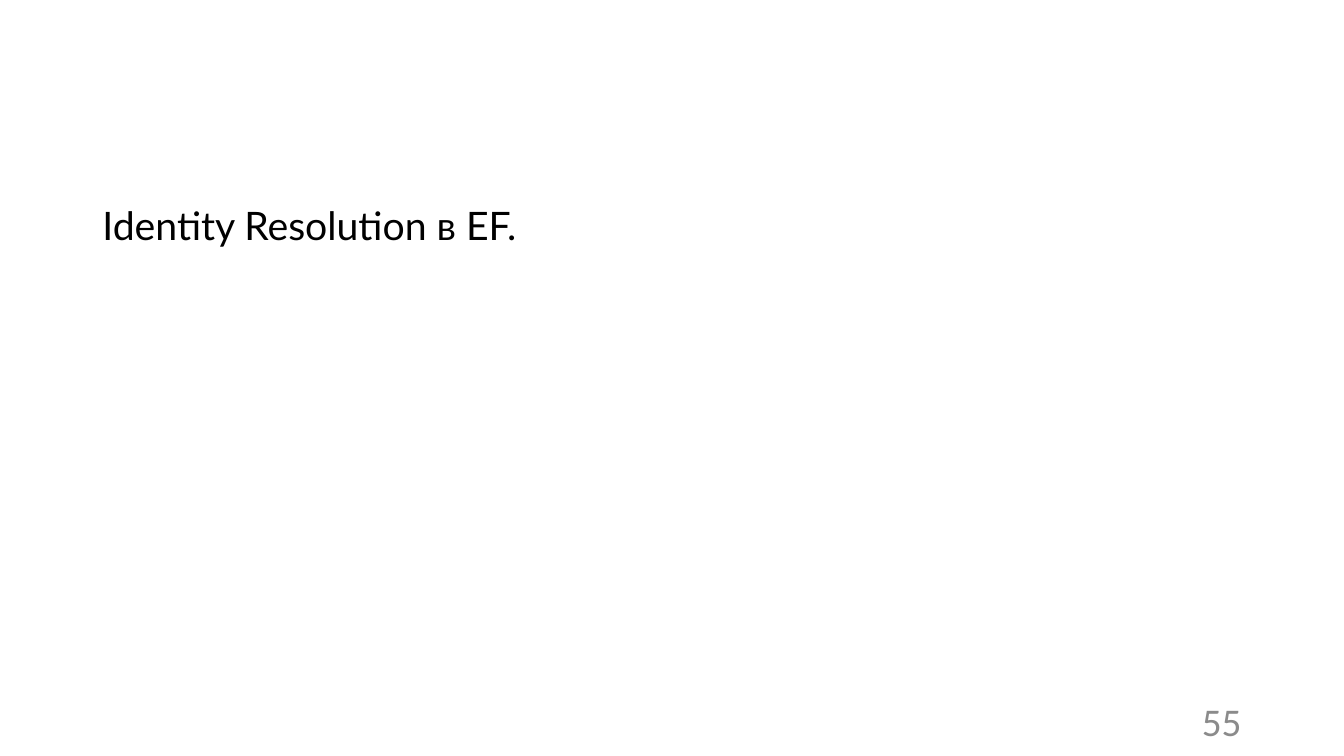
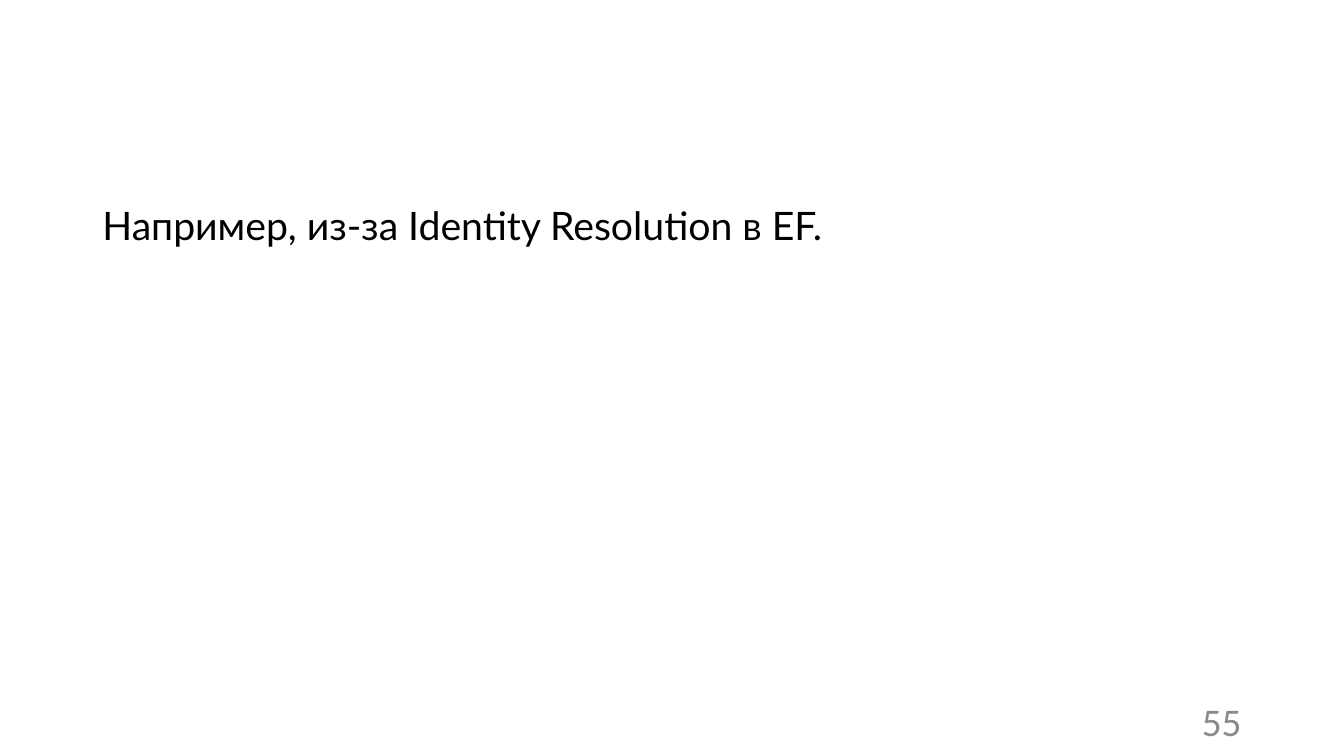
Before and after one commit to Sa1Gur/DbTest.Containers, a slide deck: slide 55 of DbaseTesting.pptx. Drawn at 1344x756 pixels with LibreOffice and Linux fonts; fonts in the diff are those of the drawing; background and template pictures are left out. Boxes give left, top, right and bottom in pixels: in the first picture for what was removed or moved away, otherwise in the second. Text is boxed around its words. In the diff, an @@ line names an element or a change of style, - is before the commit and + after.

```diff
--- a/DbaseTesting.pptx
+++ b/DbaseTesting.pptx
@@ text at box(102, 211, 822, 247): text changed @@
-Identity Resolution в EF.
+Например, из-за Identity Resolution в EF.
```
Also in this commit, not shown: 3 other slides changed, 1 other file.
